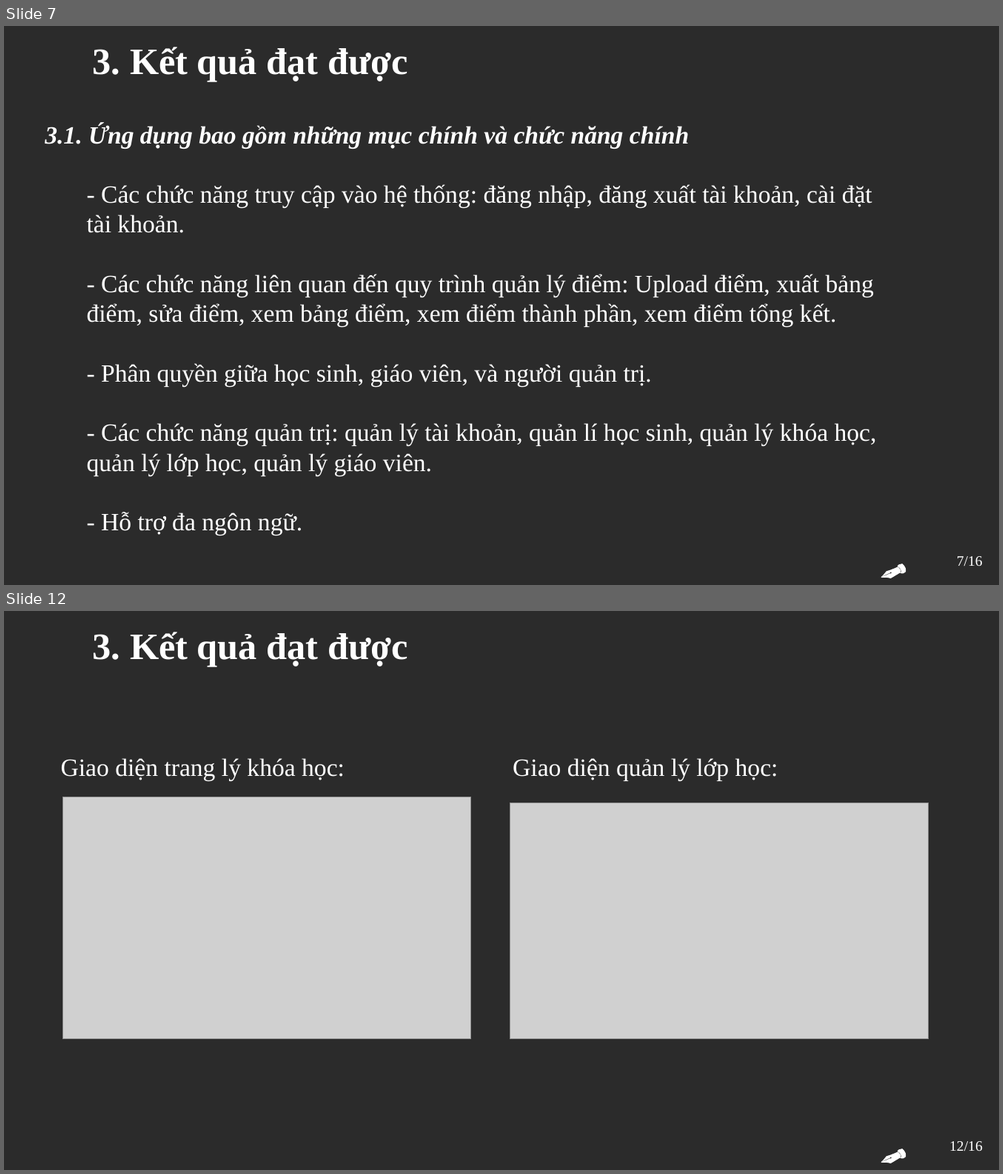
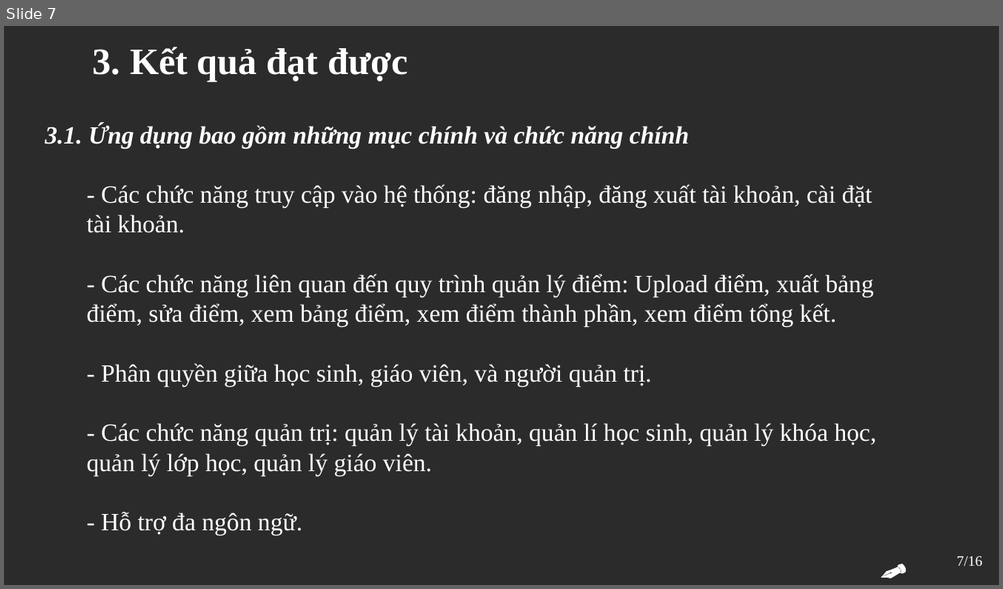
Before and after one commit to DoanVanQuan21/SchoolManagement, a slide deck: Datas/slides/DATN_DoanVanQuan_2020602342.pptx. Shown one above the other, each under a label of ours: slides 7 and 12 before the commit, slide 7 after it; the slides between them are not shown. The pictures are 1003x1174 and 1003x589 pixels, drawn with LibreOffice and Linux fonts; fonts in the diff are those of the drawing; grey boxes stand for pictures; background and template pictures are left out; a plain dark background stands for a picture behind light text. Boxes give left, top, right and bottom in pixels: in the first picture for what was removed or moved away, otherwise in the second. Text is boxed around its words. In the diff, an @@ line names an element or a change of style, - is before the commit and + after.

```diff
--- a/Datas/slides/DATN_DoanVanQuan_2020602342.pptx
+++ b/Datas/slides/DATN_DoanVanQuan_2020602342.pptx
@@ slide 12 removed at <box>4,611,999,1170</box>, background picture (left out); not listed: 2 template elements that a slide beside it also shows @@
@@ text removed at <box>93,632,407,667</box> @@
-  3. Kết quả đạt được
@@ text removed at <box>61,758,344,781</box> @@
-Giao diện trang lý khóa học:
@@ text removed at <box>512,758,778,781</box> @@
-Giao diện quản lý lớp học:
@@ picture removed at <box>63,797,471,1040</box> @@
@@ picture removed at <box>510,803,928,1039</box> @@
@@ page number removed at <box>949,1142,982,1151</box> @@
-12/16
```
Also in this commit, not shown: 5 slides changed, 1 other slide removed, 6 other files.
